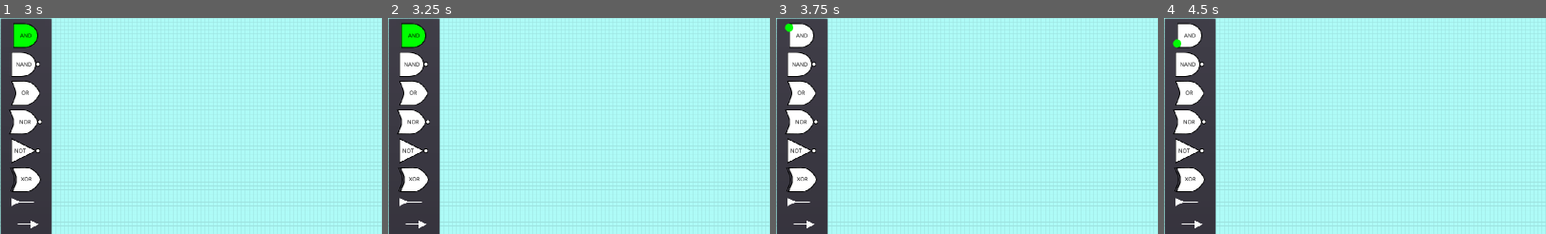
Above: before the commit, frames 1-4 (left to right).
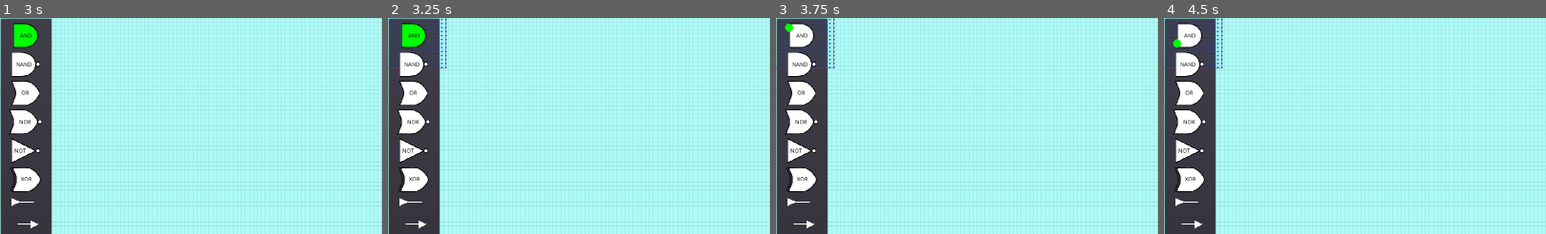
Above: after the commit, the same moments.

Repository: andrew-wilkes/digital-logic
Game: Godot game, scene res://Circuit.tscn
The game is run twice, just before and just after one commit, with the same random seed, the same clock (stepped at 60 frames per second) and the same inputs. This scene is started directly instead of the project's main scene.
Inputs (mouse positions are % of the whole screen's width and height, from its top left):
- Up to frame 1 (3 s): tap Enter at 0.5, 2 s; move the mouse to (2, 2) at 0.52 s; click (2, 2) at 0.67 s; tap Space at 1.25, 2.75 s; move the mouse to (2, 6) at 1.27 s; click (2, 6) at 1.42 s; move the mouse to (5, 4) at 2.02 s; click (5, 4) at 2.17 s; move the mouse to (3, 4) at 2.77 s; click (3, 4) at 2.92 s
- Up to frame 2 (3.25 s): no input
- Up to frame 3 (3.75 s): tap Enter at 3.5 s; move the mouse to (2, 2) at 3.52 s; click (2, 2) at 3.67 s
- Up to frame 4 (4.5 s): tap Space at 4.25 s; move the mouse to (2, 6) at 4.27 s; click (2, 6) at 4.42 s
The pictures show only the part of the screen within x 0-50%, y 0-50%; the shares and areas given below are measured in that part.

Frame 1 is identical in both runs. In frame 2, 0.7% of the frame differs, in the area x 0-16%, y 0-24%; in frame 3, 0.7%; in frame 4, 0.7%.

Commit message:
Add Astar2D with points display

Diff:
--- a/game/Circuit.gd
+++ b/game/Circuit.gd
@@ -1,12 +1,80 @@
 extends Node2D
+
+const DEBUG = true
+const CELL_MARGIN = 4
 
 var part_moving = false
 var part
 var wire_scene = preload("res://parts/misc/Wire.tscn")
+var astar: AStar2D
+var region
+var ref
+var min_point = Vector2(-1, 0)
+var max_point: Vector2
+var region_size
 
 func _ready():
+	astar = AStar2D.new()
 	# warning-ignore:return_value_discarded
 	$PartsPicker.connect("picked", self, "part_picked")
+
+
+func route_wires():
+	get_extents()
+	region_size = max_point - min_point
+	if DEBUG:
+		show_region()
+	region_size = region_size / g.GRID_SIZE + Vector2(1, 1)
+	astar.clear()
+	var num_points = region_size.x * region_size.y
+	if astar.get_point_capacity() < num_points:
+		astar.reserve_space(num_points)
+	var i = 0
+	for x in region_size.x:
+		for y in region_size.y:
+			var pos = Vector2(x, y) * g.GRID_SIZE
+			astar.add_point(i, pos + min_point)
+			i += 1
+			if DEBUG:
+				show_point(pos)
+
+
+func show_region():
+	if region:
+		region.queue_free()
+		region = null
+	region = ReferenceRect.new()
+	add_child(region)
+	region.editor_only = false
+	region.mouse_filter = Control.MOUSE_FILTER_IGNORE
+	region.rect_position = min_point
+	region.rect_size = region_size
+
+
+func show_point(pos):
+	var p = $Dot.duplicate()
+	p.show()
+	p.position = pos
+	region.add_child(p)
+
+
+func get_extents():
+	min_point.x = -1
+	for p in $Parts.get_children():
+		if min_point.x < 0:
+			min_point = p.position
+			max_point = min_point
+		var ext = p.get_extents()
+		min_point.x =  min(ext.a.x, min_point.x)
+		min_point.y =  min(ext.a.y, min_point.y)
+		max_point.x = max(ext.b.x, max_point.x)
+		max_point.y = max(ext.b.y, max_point.y)
+	# Add margins
+	var margin = g.GRID_SIZE * CELL_MARGIN
+	min_point.x -= margin
+	min_point.y -= margin
+	max_point.x += margin
+	max_point.y += margin
 
 
 func _on_Area2D_input_event(_viewport, event, _shape_idx):
@@ -36,6 +104,7 @@
 func part_dropped():
 	part_moving = false
 	part.active = true
+	route_wires()
 
 
 func set_part_moving(node):
--- a/game/Circuit.tscn
+++ b/game/Circuit.tscn
@@ -1,7 +1,8 @@
-[gd_scene load_steps=4 format=2]
+[gd_scene load_steps=5 format=2]
 
 [ext_resource path="res://PartsPicker.tscn" type="PackedScene" id=1]
 [ext_resource path="res://Circuit.gd" type="Script" id=2]
+[ext_resource path="res://assets/symbols.png" type="Texture" id=3]
 
 [sub_resource type="RectangleShape2D" id=1]
 extents = Vector2( 972, 580 )
@@ -20,4 +21,12 @@
 [node name="CollisionShape2D" type="CollisionShape2D" parent="Area2D"]
 position = Vector2( 966.519, 575.848 )
 shape = SubResource( 1 )
+
+[node name="Dot" type="Sprite" parent="."]
+visible = false
+modulate = Color( 0, 0.313726, 0.909804, 1 )
+scale = Vector2( 0.2, 0.2 )
+texture = ExtResource( 3 )
+region_enabled = true
+region_rect = Rect2( 125, 80, 20, 20 )
 [connection signal="input_event" from="Area2D" to="." method="_on_Area2D_input_event"]
--- a/game/parts/Part.gd
+++ b/game/parts/Part.gd
@@ -20,8 +20,8 @@
 
 func get_extents():
 	return {
-		"min": $Region.rect_position,
-		"max": $Region.rect_position + $Region.rect_size
+		"a": position + $Region.rect_position,
+		"b": position + $Region.rect_position + $Region.rect_size
 	}
 
 
